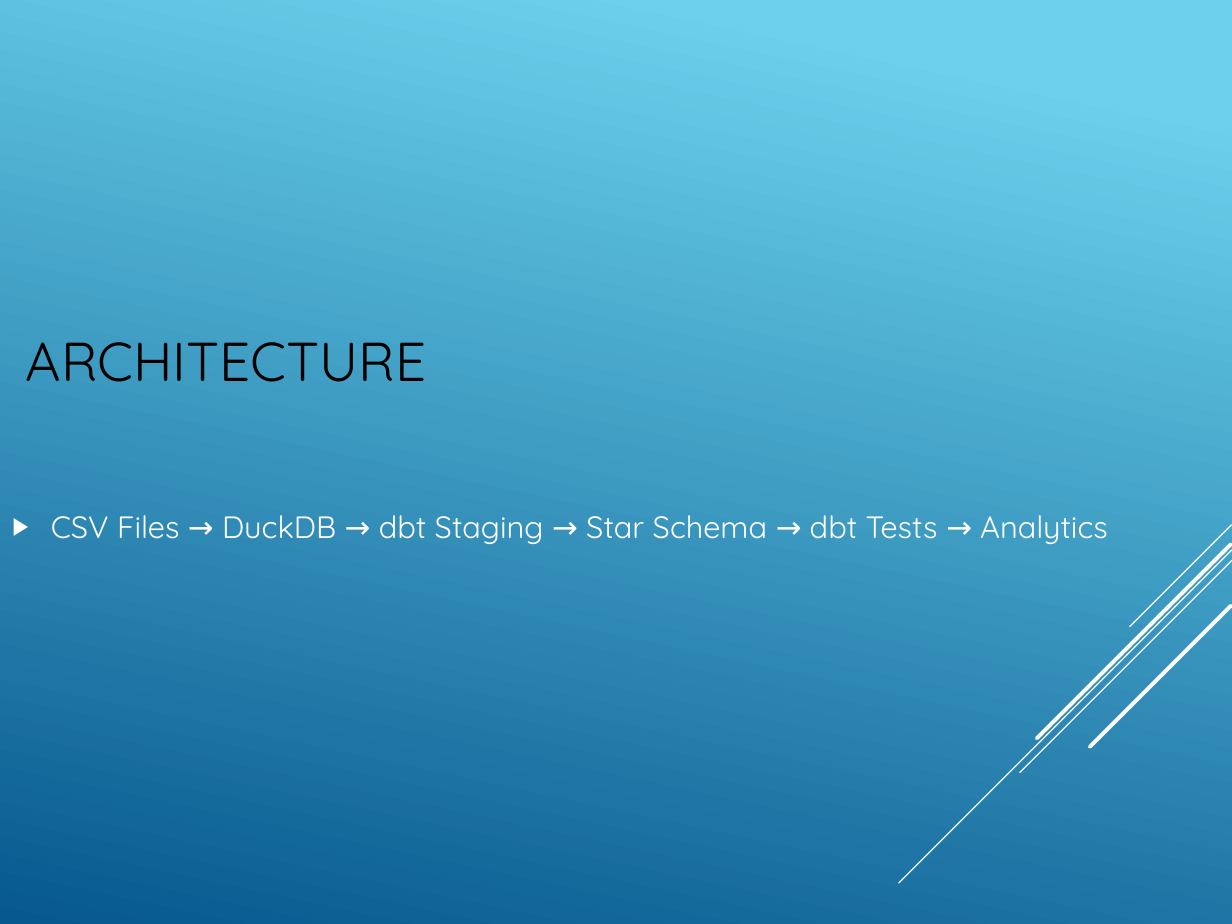
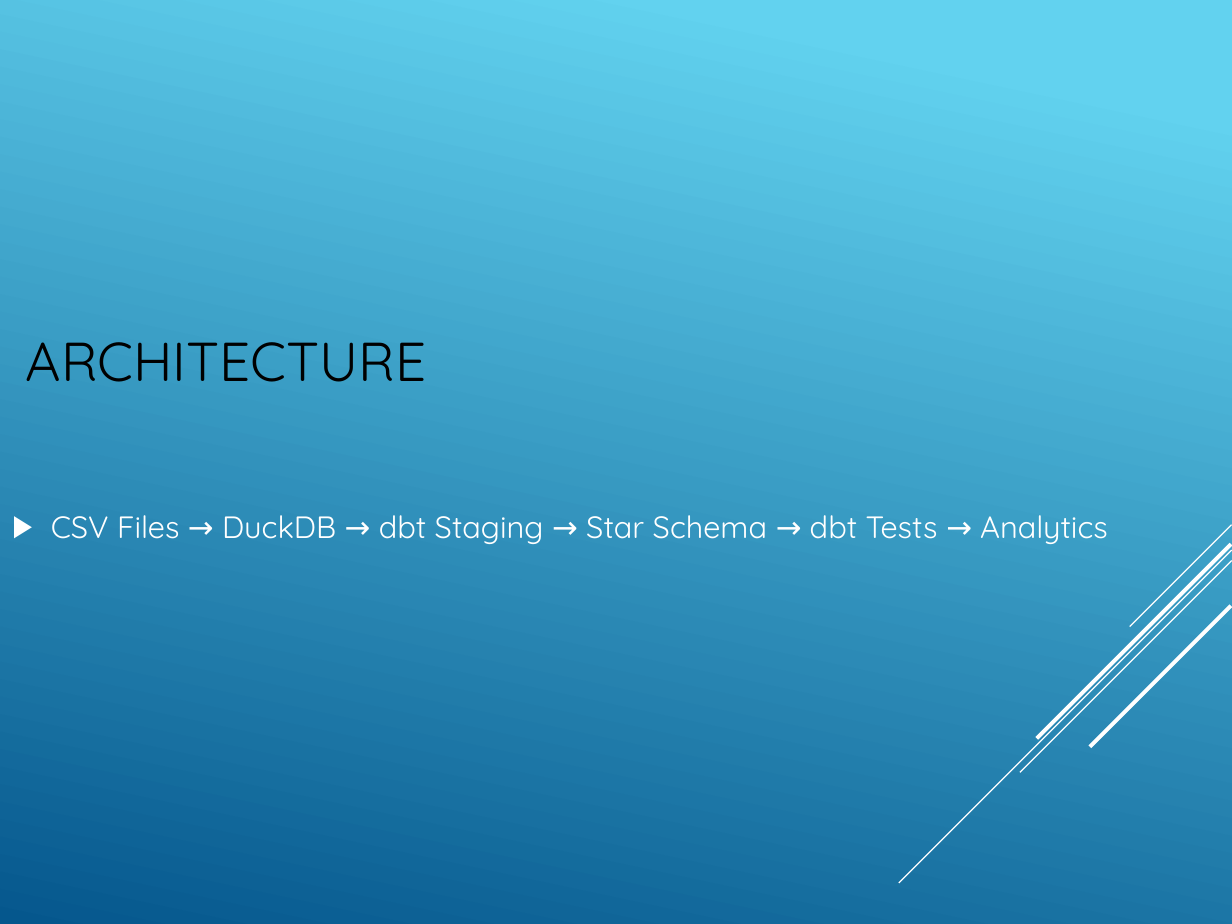
Before and after one commit to weihg27/ecommerce-project, a slide deck: slide 4 of slices/Olist_Ecommerce_Project_Presentation.pptx (slide 2 before the commit). Drawn at 1232x924 pixels with LibreOffice and Linux fonts; fonts in the diff are those of the drawing. Boxes give left, top, right and bottom in pixels: in the first picture for what was removed or moved away, otherwise in the second. Text is boxed around its words. In the diff, an @@ line names an element or a change of style, - is before the commit and + after.

```diff
--- a/slices/Olist_Ecommerce_Project_Presentation.pptx
+++ b/slices/Olist_Ecommerce_Project_Presentation.pptx
@@ background gradient #6ED2EB to #06588E to gradient #62D2EF to #05578D @@
@@ text "CSV Files → DuckDB → ..." at [51, 515, 1108, 544]: less space between paragraphs @@
```
Also in this commit, not shown: 7 other slides changed, 8 slides added, 4 slides removed, 4 other files.
